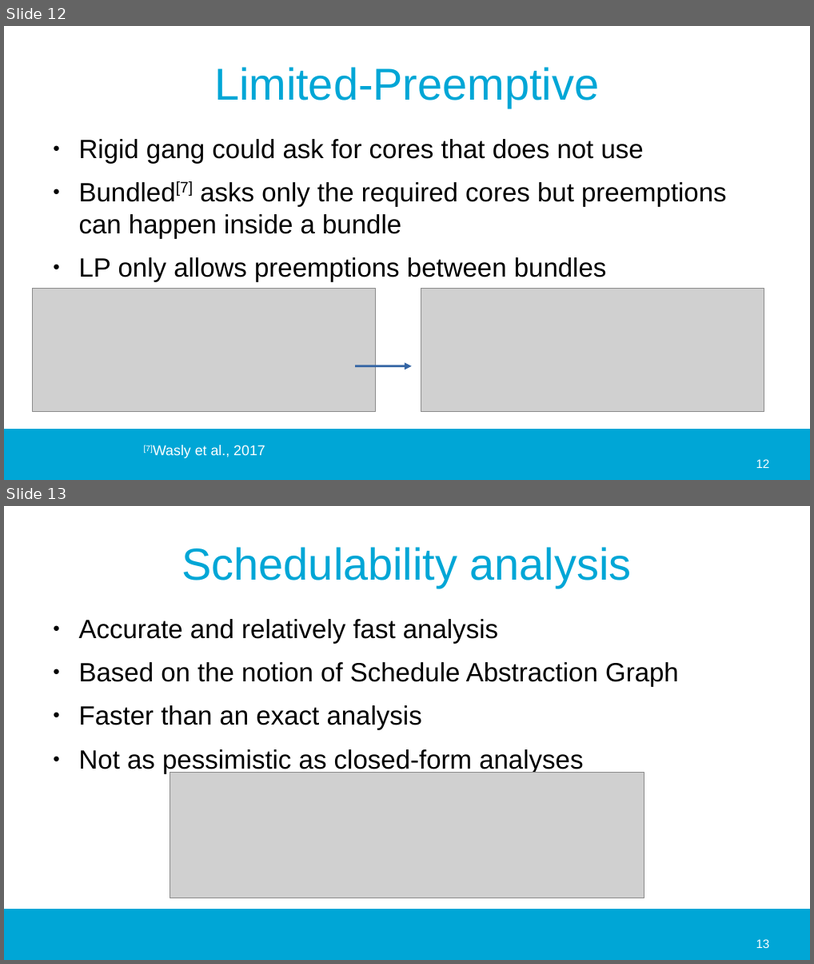
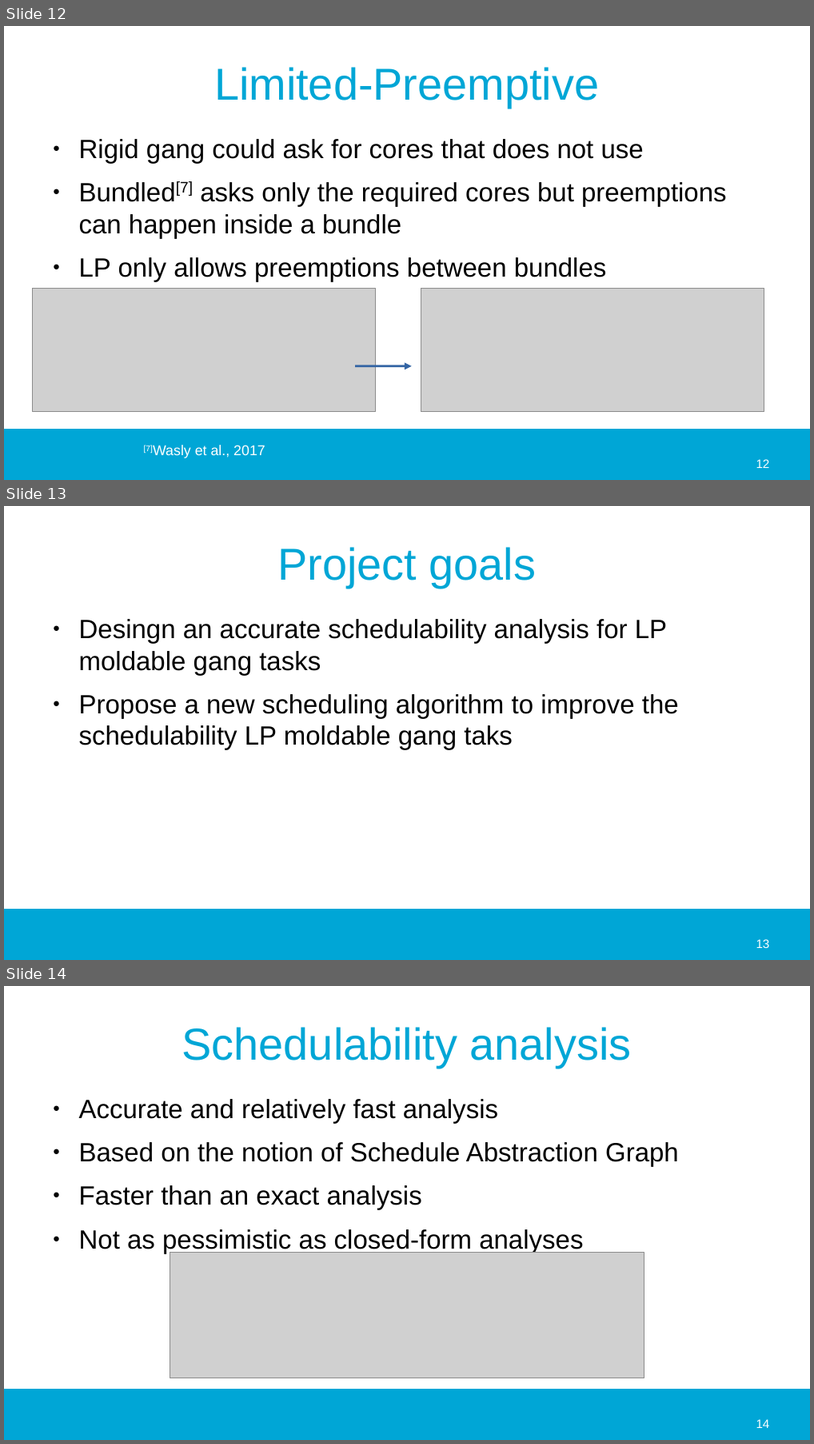
Before and after one commit to jmigual/APATeoria, a slide deck: Notes/TFM_presentations/2020_02_24_v2/2020_02_24_v2.odp. Shown one above the other, each under a label of ours: slides 12 and 13 before the commit, slides 12, 13 and 14 after it. The pictures are 814x964 and 814x1444 pixels, drawn with LibreOffice and Linux fonts; fonts in the diff are those of the drawing; grey boxes stand for pictures; background and template pictures are left out. Boxes give left, top, right and bottom in pixels: in the first picture for what was removed or moved away, otherwise in the second. Text is boxed around its words. In the diff, an @@ line names an element or a change of style, - is before the commit and + after.

```diff
--- a/Notes/TFM_presentations/2020_02_24_v2/2020_02_24_v2.odp
+++ b/Notes/TFM_presentations/2020_02_24_v2/2020_02_24_v2.odp
@@ slide 13 added at [4, 506, 810, 960], background #FFFFFF; not listed: 1 template element that a slide beside it also shows @@
@@ title added at [278, 547, 537, 588], 44 pt, text #00A6D6 @@
+Project goals
@@ text added at [79, 619, 679, 750], 26 pt, text #000000 @@
+● Desingn an accurate schedulability analysis for LP moldable gang tasks
+● Propose a new scheduling algorithm to improve the schedulability LP moldable gang taks
@@ page number added at [757, 939, 770, 948], 12 pt, text #FFFFFF @@
+13
@@ what was slide 13 is now slide 14 @@
@@ page number at [757, 1419, 770, 1428]: text changed @@
-13
+14
```
Also in this commit, not shown: 1 other slide added, 6 other files.
